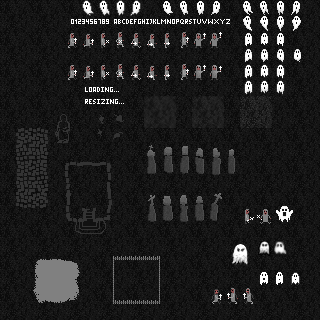
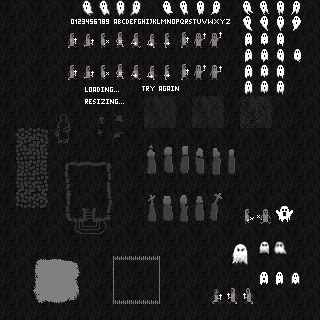
Two versions of the same layered image (320×320). Layer-by-layer changes:
painted on "Ebene" over [142, 59, 179, 91]
